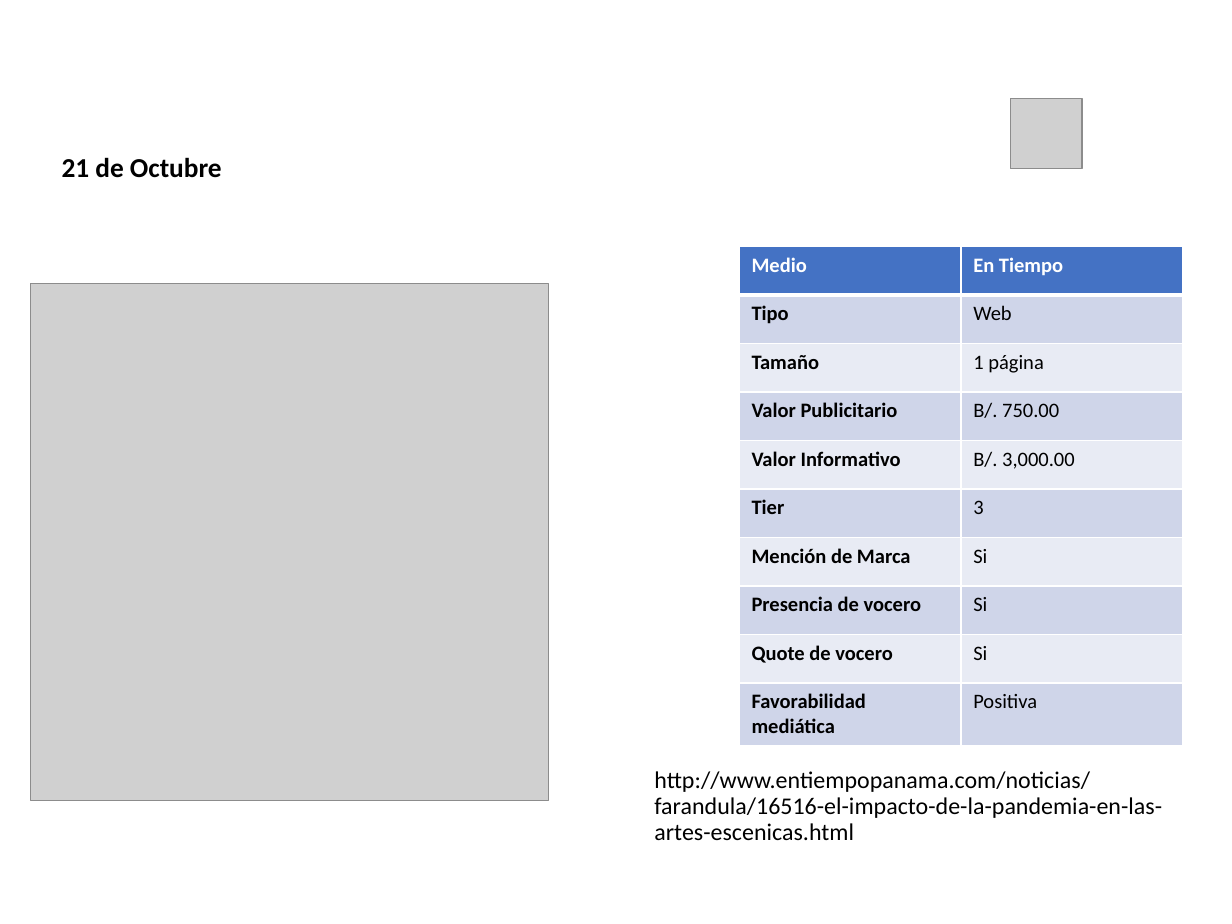
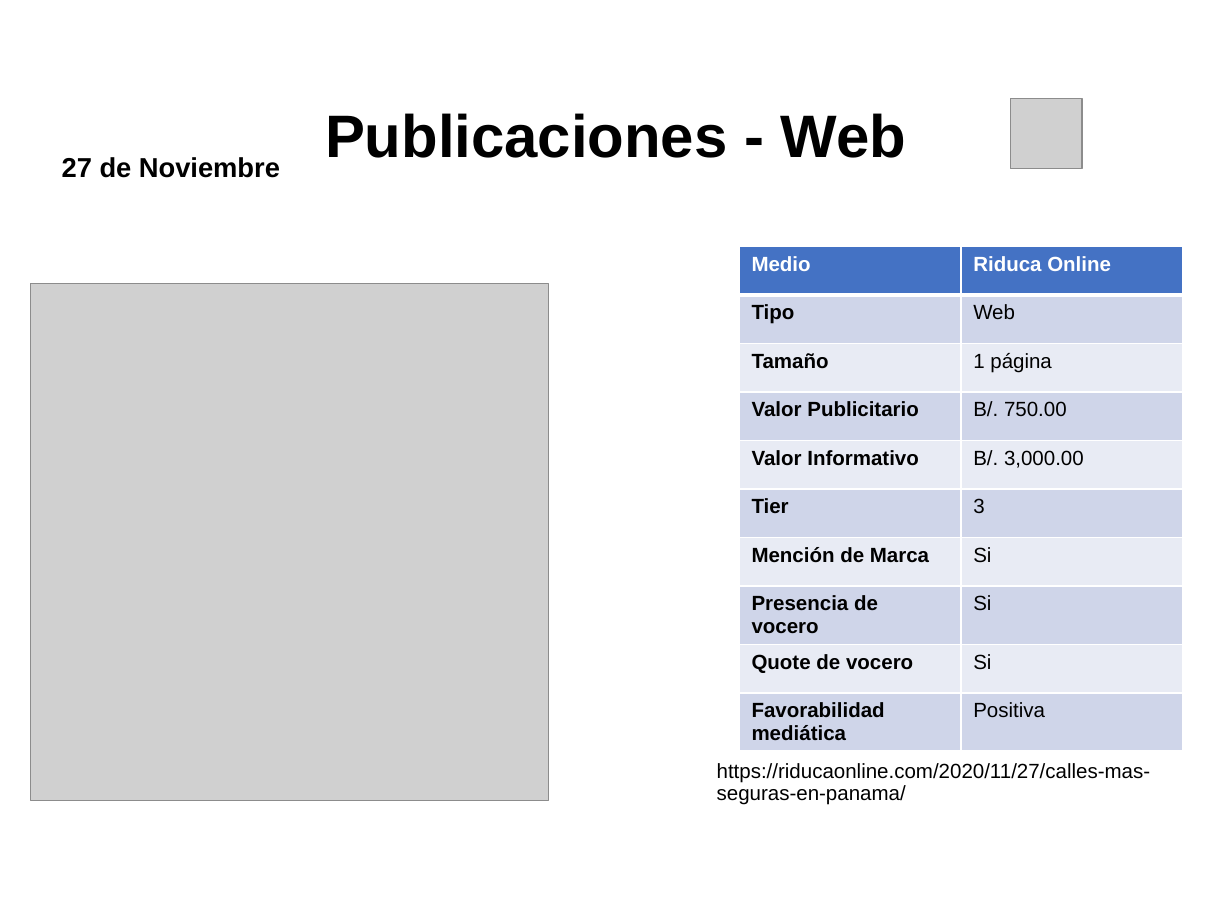
Before and after one commit to dgarci23/Report-Generator, a slide deck: slide 17 of Presentacion Terminada.pptx (slide 2 before the commit). Drawn at 1232x924 pixels with LibreOffice and Linux fonts; fonts in the diff are those of the drawing; grey boxes stand for pictures; background and template pictures are left out. Boxes give left, top, right and bottom in pixels: in the first picture for what was removed or moved away, otherwise in the second. Text is boxed around its words. In the diff, an @@ line names an element or a change of style, - is before the commit and + after.

Commit message:
Update files

```diff
--- a/Presentacion Terminada.pptx
+++ b/Presentacion Terminada.pptx
@@ title "Publicaciones - Web": place and size @@
-title "Publicaciones - Web" at (176, 2, 982, 101)
+title "Publicaciones - Web" at (325, 113, 906, 158)
@@ title "Publicaciones - Web" at (325, 113, 906, 158): font Calibri to Arial, text colour #FFFFFF to #000000 @@
@@ text at (62, 157, 280, 178): text changed; font Calibri to Arial @@
-21 de Octubre
+27 de Noviembre
@@ table at (739, 246, 1183, 745) @@
-row 1, column 2: En Tiempo
+row 1, column 2: Riduca Online
@@ font Calibri to Arial @@
@@ text at (717, 763, 1151, 805): text changed; size 14 to 12 pt; font Calibri to Arial @@
-http://www.entiempopanama.com/noticias/farandula/16516-el-impacto-de-la-pandemia-en-las-artes-escenicas.html
+https://riducaonline.com/2020/11/27/calles-mas-seguras-en-panama/
```
Also in this commit, not shown: 2 other slides changed, 34 slides added.
